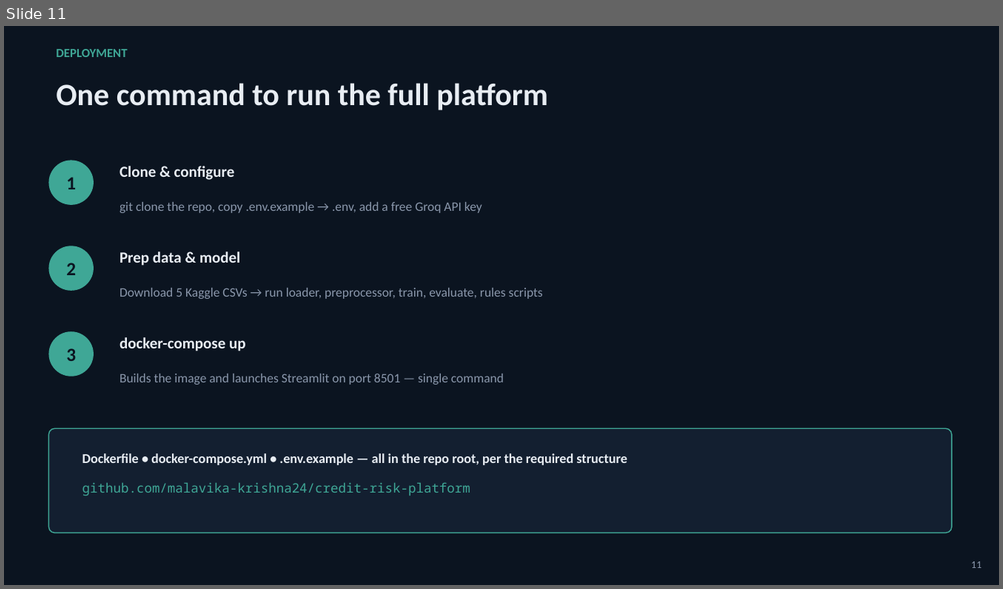
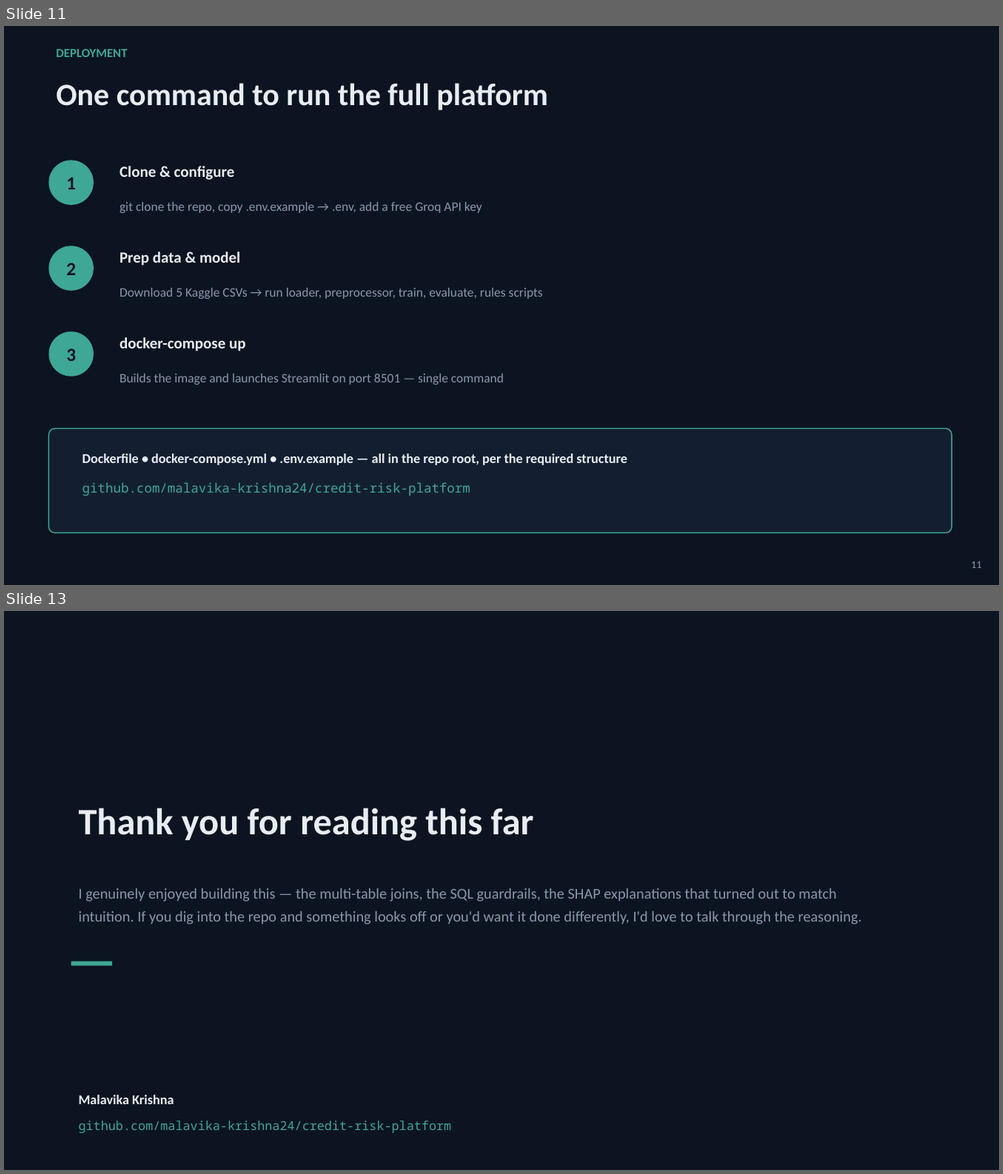
Before and after one commit to malavika-krishna24/credit-risk-platform, a slide deck: documents/Credit_Risk_Platform_Presentation.pptx. Shown one above the other, each under a label of ours: slide 11 before the commit, slides 11 and 13 after it; the slides between them are not shown. The pictures are 1003x589 and 1003x1174 pixels, drawn with LibreOffice and Linux fonts; fonts in the diff are those of the drawing. Boxes give left, top, right and bottom in pixels: in the first picture for what was removed or moved away, otherwise in the second. Text is boxed around its words. In the diff, an @@ line names an element or a change of style, - is before the commit and + after.

```diff
--- a/documents/Credit_Risk_Platform_Presentation.pptx
+++ b/documents/Credit_Risk_Platform_Presentation.pptx
@@ slide 13 added at (x1=4, y1=611, x2=999, y2=1170), background #0B1420 @@
@@ text added at (x1=79, y1=808, x2=534, y2=841), 36 pt, text #E8EDF3, bold @@
+Thank you for reading this far
@@ text added at (x1=79, y1=889, x2=862, y2=925), 14.5 pt, text #8A97AB @@
+I genuinely enjoyed building this — the multi-table joins, the SQL guardrails, the SHAP explanations that turned out to match intuition. If you dig into the repo and something looks off or you'd want it done differently, I'd love to talk through the reasoning.
@@ rectangle added at (x1=71, y1=962, x2=112, y2=966), fill #3FA796 @@
@@ text added at (x1=79, y1=1095, x2=173, y2=1105), 13 pt, text #E8EDF3, bold @@
+Malavika Krishna
@@ text added at (x1=79, y1=1121, x2=452, y2=1133), 12 pt, text #3FA796 @@
+github.com/malavika-krishna24/credit-risk-platform
```
Also in this commit, not shown: 3 slides changed, 1 slide removed, 2 other files.
